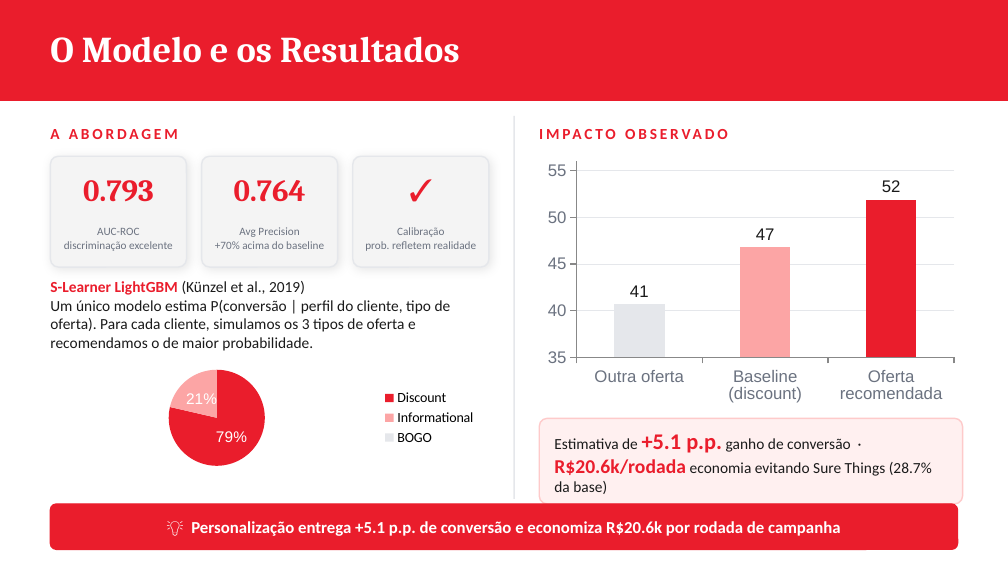
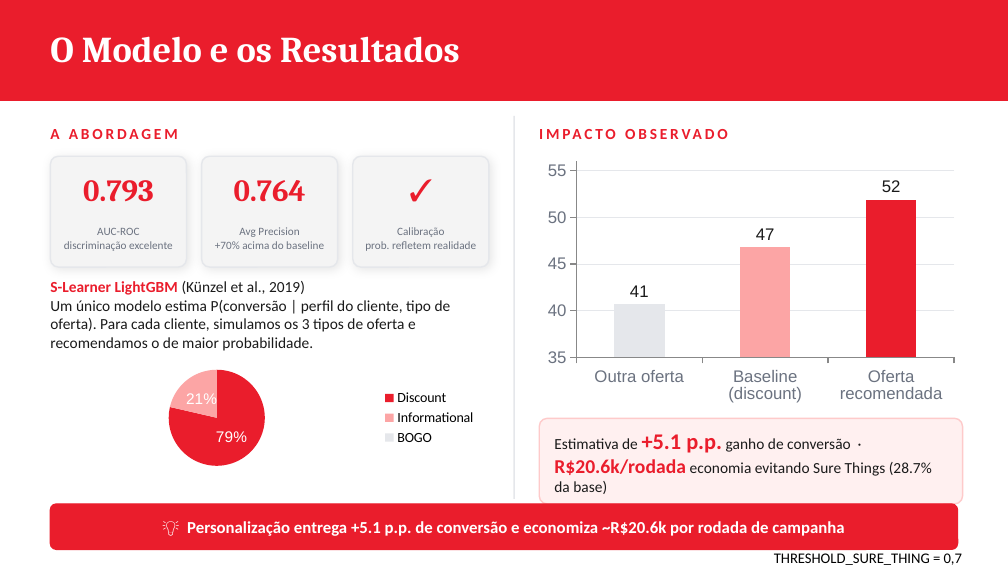
Before and after one commit to ana-clara-fernandes/ifood-case202606, a slide deck: slide 4 of presentation/ifood_case_presentation_AnaClaraFernandes.pptx. Drawn at 1008x567 pixels with LibreOffice and Linux fonts; fonts in the diff are those of the drawing. Boxes give left, top, right and bottom in pixels: in the first picture for what was removed or moved away, otherwise in the second. Text is boxed around its words. In the diff, an @@ line names an element or a change of style, - is before the commit and + after.

```diff
--- a/presentation/ifood_case_presentation_AnaClaraFernandes.pptx
+++ b/presentation/ifood_case_presentation_AnaClaraFernandes.pptx
@@ text at bbox=[187, 521, 844, 536]: text changed @@
-💡 Personalização entrega +5.1 p.p. de conversão e economiza R$20.6k por rodada de campanha
+💡 Personalização entrega +5.1 p.p. de conversão e economiza ~R$20.6k por rodada de campanha
@@ text added at bbox=[774, 553, 962, 565], 10.5 pt, text #000000 @@
+THRESHOLD_SURE_THING = 0,7
```
Also in this commit, not shown: 4 other slides changed, 2 slides added, 1 other file.
